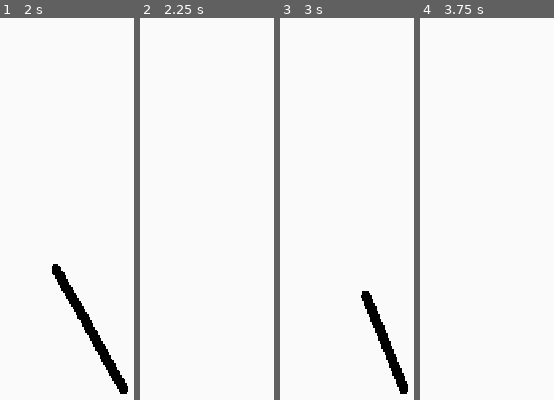
Above: before the commit, frames 1-4 (left to right).
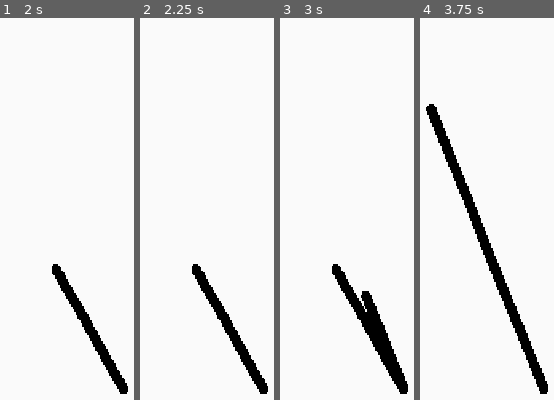
Above: after the commit, the same moments.

Repository: day-dreamer-11/bounce-line-
Game: Godot game, scene res://scenes/TrailDemo.tscn
Same seed, same stepped clock (60 frames per second), same inputs: the game is played once before the commit and once after it.
Inputs (mouse positions are in pixels of both pictures, inside the frame that each line leads up to):
- Up to frame 1 (2 s): tap Enter at 0.5 s; move the mouse to (outside the picture) at 0.52 s; click (outside the picture) at 0.67 s; tap Space at 1.25 s; drag from (56, 270) to (123, 388) at 1.27 s
- Up to frame 2 (2.25 s): tap Enter at 2 s; move the mouse to (outside the picture) at 2.02 s; click (outside the picture) at 2.17 s
- Up to frame 3 (3 s): tap Space at 2.75 s; drag from (403, 388) to (290, 109) at 2.77 s
- Up to frame 4 (3.75 s): move the mouse to (outside the picture) at 3.52 s; click (outside the picture) at 3.67 s

Frame 1 is identical in both runs. In frame 2, 2.8% of the frame differs, in the area x 38-96%, y 64-99%; in frame 3, 2.1%; in frame 4, 6.0%, in the area x 4-96%, y 22-99%.

Commit message:
feat: Multi-stroke trail system with independent per-stroke lifetimes
Each stroke has its own Line2D and point array. Old strokes
fade naturally from head to tail while new strokes remain
completely independent. No line connections between strokes.

Co-Authored-By: Claude Opus 4.7 <noreply@anthropic.com>

Diff:
--- /dev/null
+++ b/scenes/Stroke.tscn
@@ -0,0 +1,8 @@
+[gd_scene load_steps=2 format=3]
+
+[ext_resource type="Script" path="res://scripts/stroke.gd" id="1_stroke"]
+
+[node name="Stroke" type="Node2D"]
+script = ExtResource("1_stroke")
+
+[node name="Line2D" type="Line2D" parent="."]
--- a/scenes/TrailDemo.tscn
+++ b/scenes/TrailDemo.tscn
@@ -4,5 +4,3 @@
 
 [node name="TrailDemo" type="Node2D"]
 script = ExtResource("1_trail")
-
-[node name="Line2D" type="Line2D" parent="."]
--- /dev/null
+++ b/scripts/stroke.gd
@@ -0,0 +1,41 @@
+extends Node2D
+## A single stroke — owns a Line2D, manages point lifetimes independently.
+
+const LINE_WIDTH := 16.0
+const POINT_LIFETIME := 2.0
+const MIN_SAMPLE_DIST := 6.0
+
+var _points: Array[Dictionary] = []  # [{position, time}]
+
+@onready var _line: Line2D = $Line2D
+
+
+func _ready() -> void:
+	_line.width = LINE_WIDTH
+	_line.default_color = Color.BLACK
+	_line.begin_cap_mode = Line2D.LINE_CAP_ROUND
+	_line.end_cap_mode = Line2D.LINE_CAP_ROUND
+	_line.joint_mode = Line2D.LINE_JOINT_ROUND
+	_line.clear_points()
+
+
+func add_point(pos: Vector2, time: float) -> void:
+	if not _points.is_empty() and pos.distance_to(_points[-1].position) < MIN_SAMPLE_DIST:
+		return
+	_points.append({position = pos, time = time})
+
+
+## Returns true when all points expired (ready to free).
+func update_trail(now: float) -> bool:
+	while not _points.is_empty() and now - _points[0].time > POINT_LIFETIME:
+		_points.pop_front()
+
+	if _points.is_empty():
+		return true
+
+	var pts := PackedVector2Array()
+	pts.resize(_points.size())
+	for i in _points.size():
+		pts[i] = _points[i].position
+	_line.points = pts
+	return false
--- a/scripts/trail_system.gd
+++ b/scripts/trail_system.gd
@@ -1,34 +1,27 @@
 extends Node2D
-## Real-time trail — smooth snake-like tail following the mouse.
+## Real-time trail — each stroke is independent, old strokes fade from head to tail.
 
 const LINE_WIDTH := 16.0
 const POINT_LIFETIME := 2.0
 const MIN_SAMPLE_DIST := 6.0
 
 var _is_drawing := false
+var _stroke_scene: PackedScene = null
 
-## {position: Vector2, time: float}
-var _points: Array[Dictionary] = []
-
-@onready var _line: Line2D = $Line2D
+## Active strokes — each manages its own Line2D and point lifetimes.
+var _strokes: Array[Node2D] = []
 
 
 func _ready() -> void:
 	RenderingServer.set_default_clear_color(Color(0.98, 0.98, 0.98))
-
-	_line.clear_points()
-	_line.width = LINE_WIDTH
-	_line.default_color = Color.BLACK
-	_line.begin_cap_mode = Line2D.LINE_CAP_ROUND
-	_line.end_cap_mode = Line2D.LINE_CAP_ROUND
-	_line.joint_mode = Line2D.LINE_JOINT_ROUND
+	_stroke_scene = load("res://scenes/Stroke.tscn")
 
 
 func _input(event: InputEvent) -> void:
 	if event is InputEventMouseButton and event.button_index == MOUSE_BUTTON_LEFT:
 		if event.pressed:
 			_is_drawing = true
-			_points.clear()  # Don't connect to old trail
+			_spawn_stroke()
 		else:
 			_is_drawing = false
 
@@ -36,16 +29,24 @@
 func _process(_delta: float) -> void:
 	var now := Time.get_ticks_msec() / 1000.0
 
-	if _is_drawing:
+	if _is_drawing and not _strokes.is_empty():
 		var pos := get_global_mouse_position()
-		if _points.is_empty() or pos.distance_to(_points[-1].position) >= MIN_SAMPLE_DIST:
-			_points.append({position = pos, time = now})
+		var stroke := _strokes[-1]
+		stroke.add_point(pos, now)
 
-	while not _points.is_empty() and now - _points[0].time > POINT_LIFETIME:
-		_points.pop_front()
+	# Update all strokes, remove expired ones
+	var i := 0
+	while i < _strokes.size():
+		var s := _strokes[i]
+		if s.update_trail(now):
+			s.queue_free()
+			_strokes.remove_at(i)
+		else:
+			i += 1
 
-	var pts := PackedVector2Array()
-	pts.resize(_points.size())
-	for i in _points.size():
-		pts[i] = _points[i].position
-	_line.points = pts
+
+func _spawn_stroke() -> void:
+	var s := _stroke_scene.instantiate()
+	add_child(s)
+	_strokes.append(s)
+	s.add_point(get_global_mouse_position(), Time.get_ticks_msec() / 1000.0)
